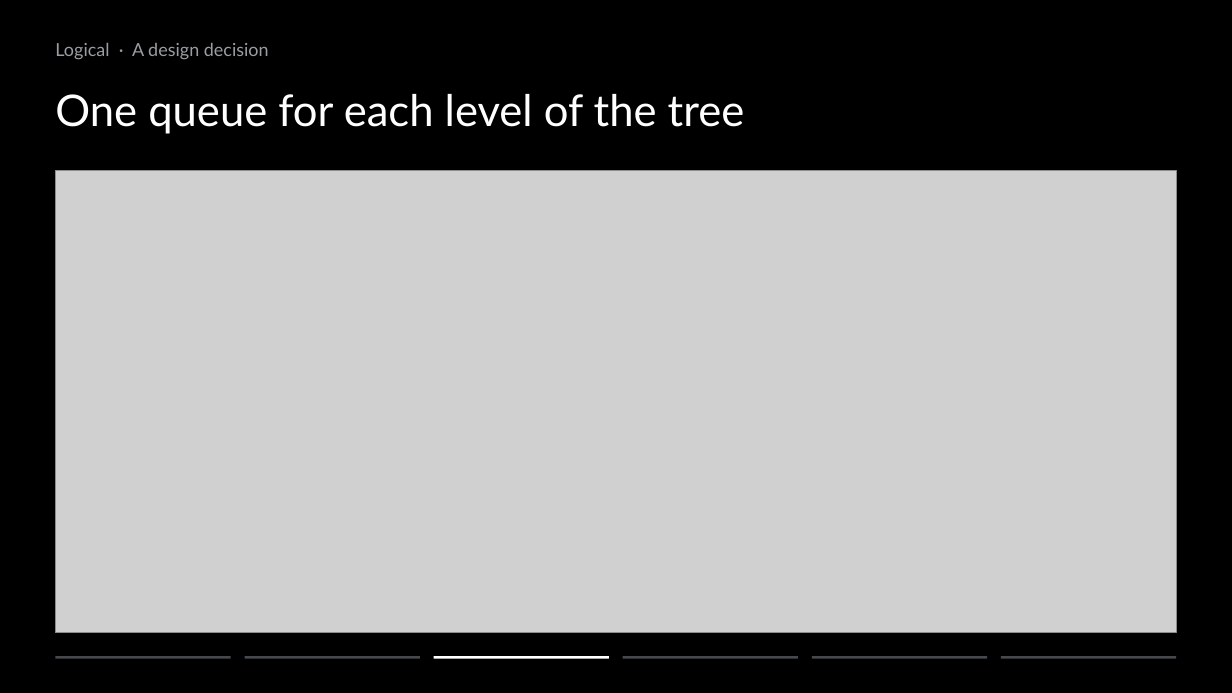
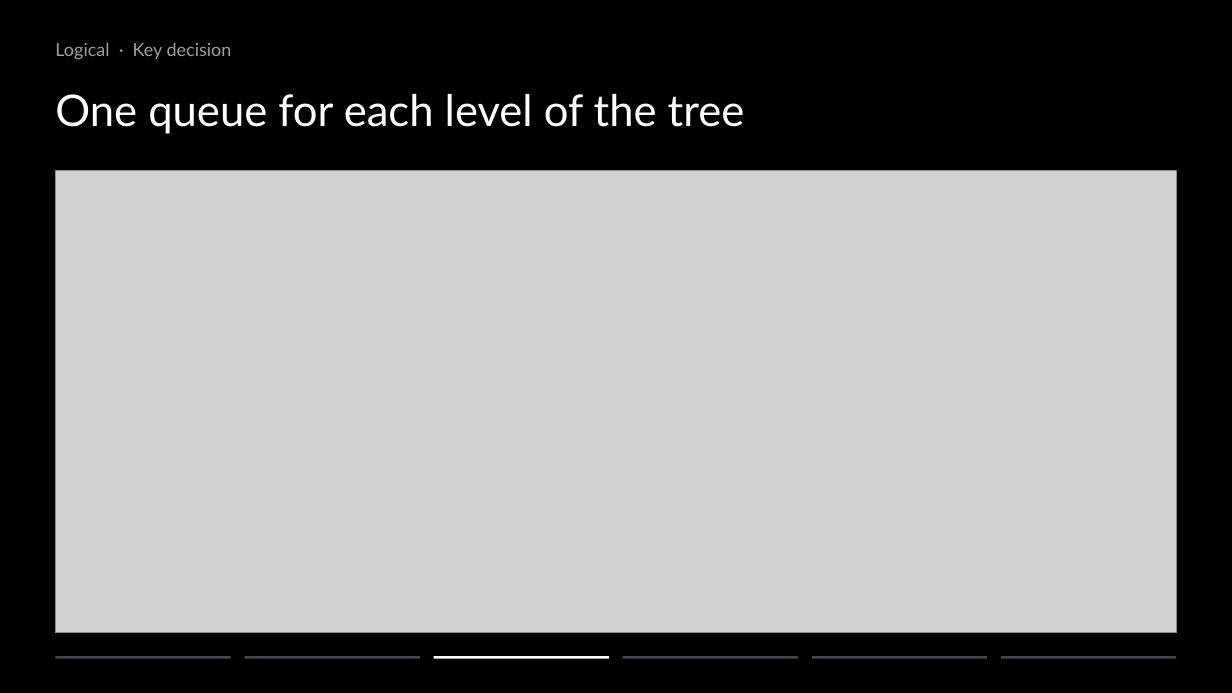
Before and after one commit to ziyangliu-666/lumen-next, a slide deck: slide 8 of docs/platform/slides/out/Team15-Lumen-Platform.pptx (slide 13 before the commit). Drawn at 1232x693 pixels with LibreOffice and Linux fonts; fonts in the diff are those of the drawing; grey boxes stand for pictures. Boxes give left, top, right and bottom in pixels: in the first picture for what was removed or moved away, otherwise in the second. Text is boxed around its words. In the diff, an @@ line names an element or a change of style, - is before the commit and + after.

```diff
--- a/docs/platform/slides/out/Team15-Lumen-Platform.pptx
+++ b/docs/platform/slides/out/Team15-Lumen-Platform.pptx
@@ text at [55,43,232,59]: text changed @@
-Logical · A design decision
+Logical · Key decision
```
Also in this commit, not shown: 13 other slides changed, 1 slide added, 14 slides removed, 11 other files.
